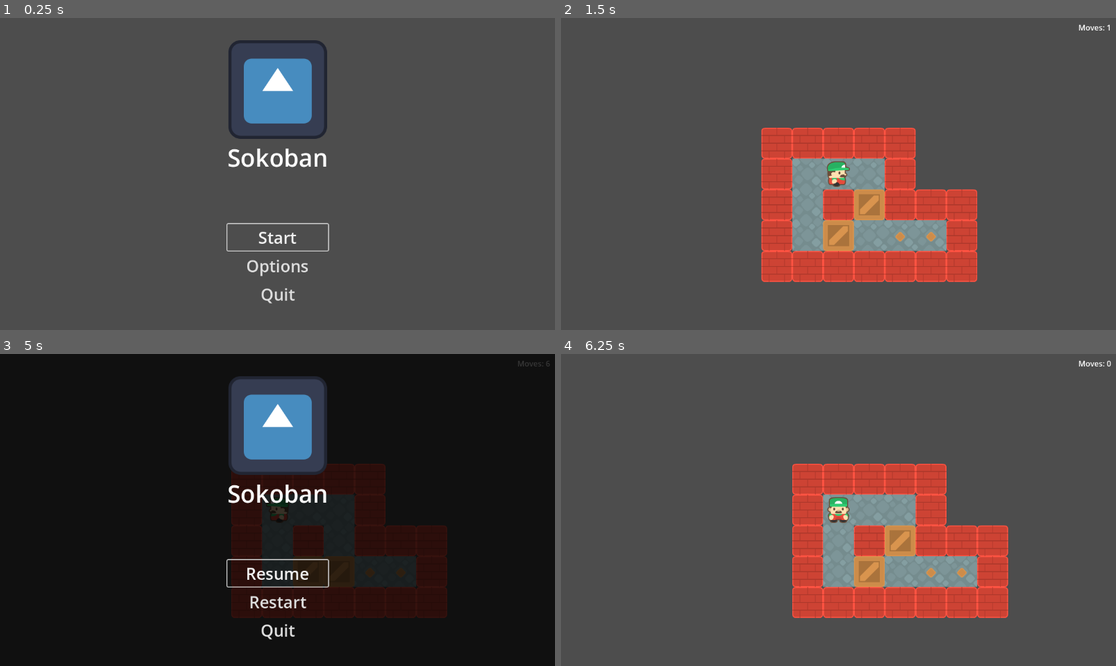
Above: before the commit, frames 1-4 (two rows, left to right).
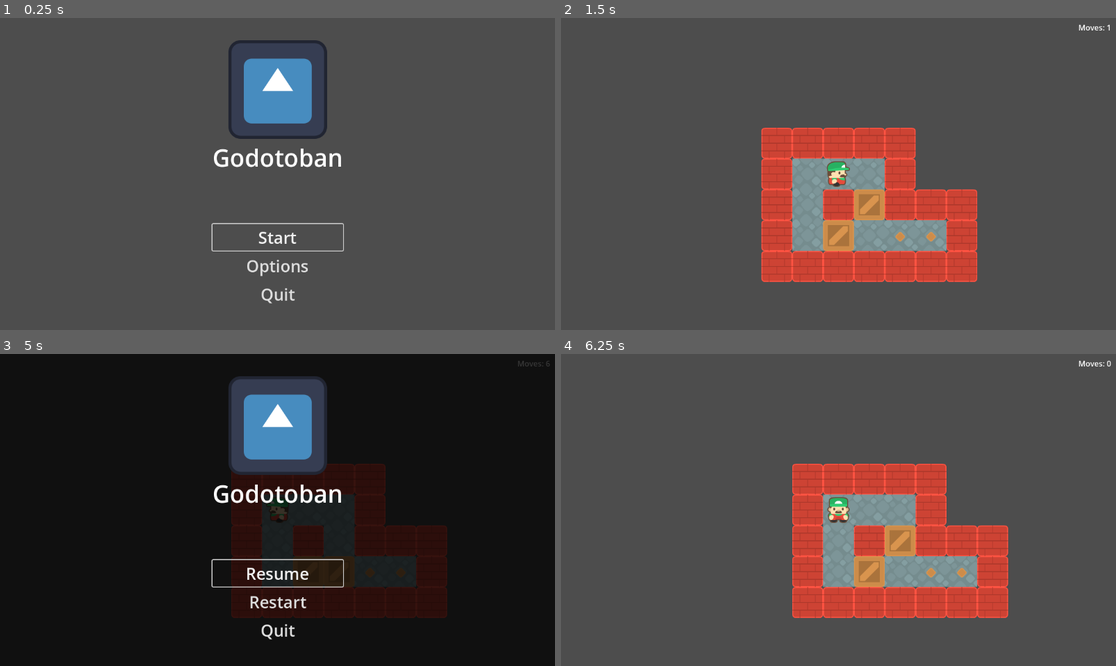
Above: after the commit, the same moments.

Repository: triglav/godotoban
Game: Godot game, scene res://gui/main_menu.tscn
Same seed, same stepped clock (60 frames per second), same inputs: the game is played once before the commit and once after it. The engine's default icon, where the game draws it, is replaced by a stand-in: a white triangle on a blue panel in a dark square.
Inputs:
- Up to frame 1 (0.25 s): no input
- Up to frame 2 (1.5 s): click "Start" at 0.5 s; tap Enter at 1.25 s; hold D (player_right) from 1.28 s (still down)
- Up to frame 3 (5 s): tap Space at 2, 3.5 s; release D (player_right) at 2.03 s; hold S (player_down) 2.03-2.78 s; tap Enter at 2.75, 4.25 s; hold D (player_right) 2.78-3.53 s; hold W (player_up) 3.53-4.28 s; hold A (player_left) from 4.28 s (still down); tap Escape (ui_cancel) at 4.9 s
- Up to frame 4 (6.25 s): release A (player_left) at 5 s; click "Restart" at 5 s; tap Space at 5.75 s; hold A (player_left) from 5.78 s (still down)

The runs differ from the first frame. In frame 1, 0.8% of the frame differs, in the area x 38-62%, y 41-75%; in frame 2, nothing differs; in frame 3, 0.8%; in frame 4, nothing differs.
Error in both runs: Invalid assignment of property or key 'current' with value of type 'bool' on a base object of type 'Camera2D'. (res://game/objects/player.gd:28)

Commit message:
Godotoban!

Diff:
--- a/gui/complete_screen.tscn
+++ b/gui/complete_screen.tscn
@@ -40,7 +40,7 @@
 offset_right = 616.0
 offset_bottom = 72.0
 theme_override_font_sizes/font_size = 50
-text = "Sokoban"
+text = "Godotoban"
 horizontal_alignment = 1
 
 [node name="NoLevelsLabel" type="Label" parent="VBoxContainer"]
--- a/gui/main_menu.tscn
+++ b/gui/main_menu.tscn
@@ -14,7 +14,6 @@
 script = ExtResource("1_ao721")
 
 [node name="VBoxContainer" type="VBoxContainer" parent="."]
-layout_mode = 1
 anchors_preset = 13
 anchor_left = 0.5
 anchor_right = 0.5
@@ -26,32 +25,28 @@
 alignment = 1
 
 [node name="GodotTextureRect" type="TextureRect" parent="VBoxContainer"]
-layout_mode = 2
 offset_top = 45.0
-offset_right = 210.0
+offset_right = 272.0
 offset_bottom = 250.0
 texture = ExtResource("2_gk3pj")
 stretch_mode = 3
 
 [node name="MarginContainer" type="MarginContainer" parent="VBoxContainer"]
-layout_mode = 2
 offset_top = 254.0
-offset_right = 210.0
+offset_right = 272.0
 offset_bottom = 426.0
 theme_override_constants/margin_bottom = 100
 
 [node name="SokobanLabel" type="Label" parent="VBoxContainer/MarginContainer"]
-layout_mode = 2
-offset_right = 210.0
+offset_right = 272.0
 offset_bottom = 72.0
 theme_override_font_sizes/font_size = 50
-text = "Sokoban"
+text = "Godotoban"
 horizontal_alignment = 1
 
 [node name="StartButton" type="Button" parent="VBoxContainer"]
-layout_mode = 2
 offset_top = 430.0
-offset_right = 210.0
+offset_right = 272.0
 offset_bottom = 485.0
 focus_neighbor_top = NodePath("../QuitButton")
 mouse_default_cursor_shape = 2
@@ -59,18 +54,16 @@
 text = "Start"
 
 [node name="OptionsButton" type="Button" parent="VBoxContainer"]
-layout_mode = 2
 offset_top = 489.0
-offset_right = 210.0
+offset_right = 272.0
 offset_bottom = 544.0
 mouse_default_cursor_shape = 2
 theme = ExtResource("1_ep4v8")
 text = "Options"
 
 [node name="QuitButton" type="Button" parent="VBoxContainer"]
-layout_mode = 2
 offset_top = 548.0
-offset_right = 210.0
+offset_right = 272.0
 offset_bottom = 603.0
 focus_neighbor_bottom = NodePath("../StartButton")
 mouse_default_cursor_shape = 2
--- a/gui/pause_menu.tscn
+++ b/gui/pause_menu.tscn
@@ -29,28 +29,32 @@
 alignment = 1
 
 [node name="GodotTextureRect" type="TextureRect" parent="VBoxContainer"]
+layout_mode = 2
 offset_top = 45.0
-offset_right = 210.0
+offset_right = 272.0
 offset_bottom = 250.0
 texture = ExtResource("2_1o3jq")
 stretch_mode = 3
 
 [node name="MarginContainer" type="MarginContainer" parent="VBoxContainer"]
+layout_mode = 2
 offset_top = 254.0
-offset_right = 210.0
+offset_right = 272.0
 offset_bottom = 426.0
 theme_override_constants/margin_bottom = 100
 
 [node name="SokobanLabel" type="Label" parent="VBoxContainer/MarginContainer"]
-offset_right = 210.0
+layout_mode = 2
+offset_right = 272.0
 offset_bottom = 72.0
 theme_override_font_sizes/font_size = 50
-text = "Sokoban"
+text = "Godotoban"
 horizontal_alignment = 1
 
 [node name="ResumeButton" type="Button" parent="VBoxContainer"]
+layout_mode = 2
 offset_top = 430.0
-offset_right = 210.0
+offset_right = 272.0
 offset_bottom = 485.0
 focus_neighbor_top = NodePath("../QuitButton")
 mouse_default_cursor_shape = 2
@@ -58,16 +62,18 @@
 text = "Resume"
 
 [node name="RestartButton" type="Button" parent="VBoxContainer"]
+layout_mode = 2
 offset_top = 489.0
-offset_right = 210.0
+offset_right = 272.0
 offset_bottom = 544.0
 mouse_default_cursor_shape = 2
 theme = ExtResource("3_wbkau")
 text = "Restart"
 
 [node name="QuitButton" type="Button" parent="VBoxContainer"]
+layout_mode = 2
 offset_top = 548.0
-offset_right = 210.0
+offset_right = 272.0
 offset_bottom = 603.0
 focus_neighbor_bottom = NodePath("../ResumeButton")
 mouse_default_cursor_shape = 2
--- a/project.godot
+++ b/project.godot
@@ -20,7 +20,7 @@
 
 [application]
 
-config/name="sokoban"
+config/name="Godotoban"
 run/main_scene="res://gui/main_menu.tscn"
 config/features=PackedStringArray("4.0", "Mobile")
 config/icon="res://icon.svg"
